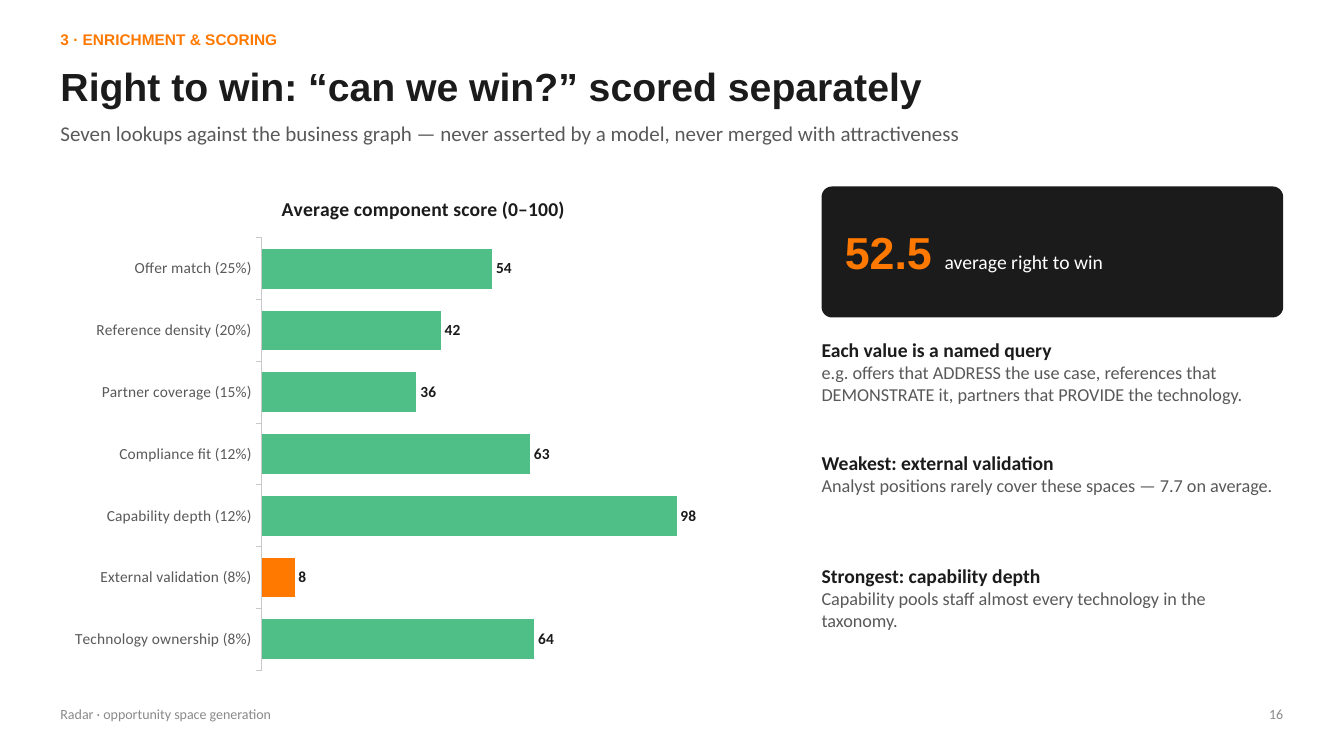
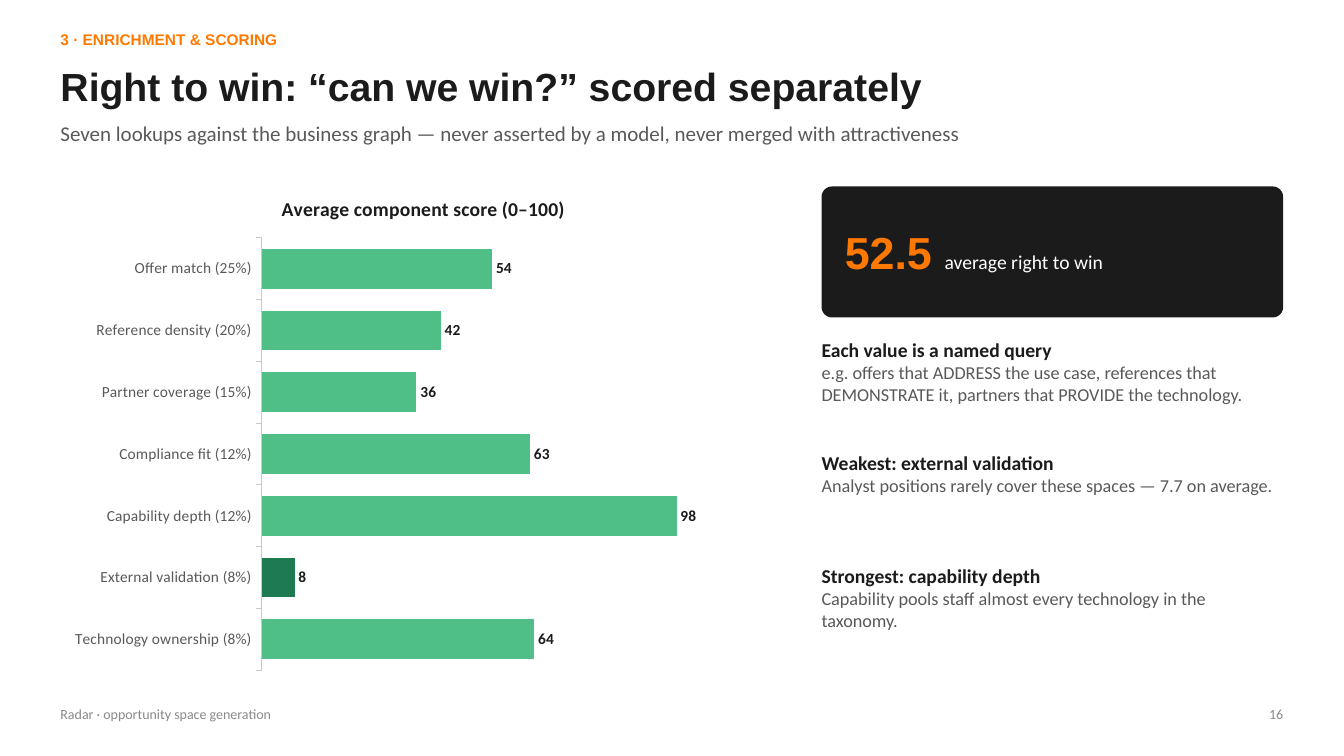
Before and after one commit to stepvda/orange_merge, a slide deck: slide 16 of docs/generation.pptx. Drawn at 1344x756 pixels with LibreOffice and Linux fonts; fonts in the diff are those of the drawing. Boxes give left, top, right and bottom in pixels: in the first picture for what was removed or moved away, otherwise in the second. Text is boxed around its words. In the diff, an @@ line names an element or a change of style, - is before the commit and + after.

```diff
--- a/docs/generation.pptx
+++ b/docs/generation.pptx
@@ bar chart at (x1=60, y1=176, x2=786, y2=681) @@
@@ colours of single points changed @@
```
Also in this commit, not shown: 9 other slides changed, 2 other files.
